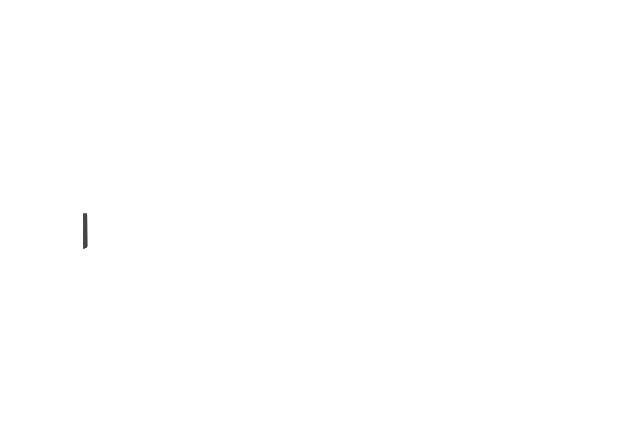
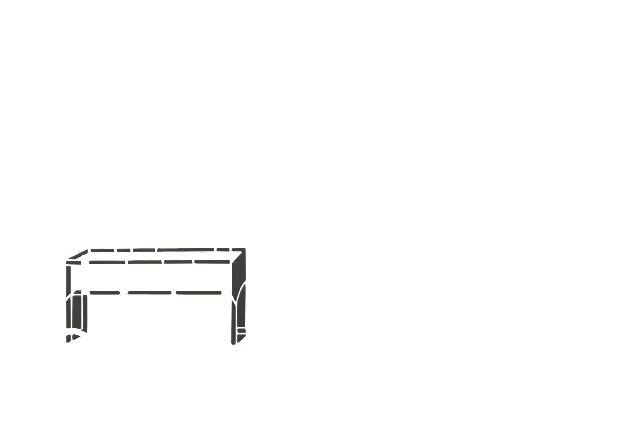
Layer changes from the first 620×444 image to the second:
hid "LeftSideMiddle" over bbox(83, 213, 88, 249)
renamed "LeftDeskPillowCut" to "LeftDesk", showed it, painted on it over bbox(66, 248, 247, 347)
